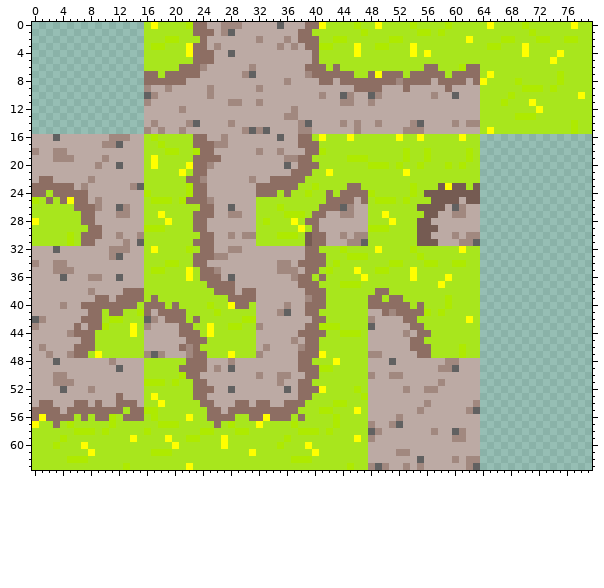
File history of a sprite sheet, ProjectAlpha/Project Alpha/sprites/SprGroundTile/layers/93d1048d-cdd7-4b45-9347-580e9cb6ed1c/c757dcd0-92e5-48a2-a824-9276b06a8525.png. Above, as it was before the edit.
The file is 80x64 pixels.
The result:
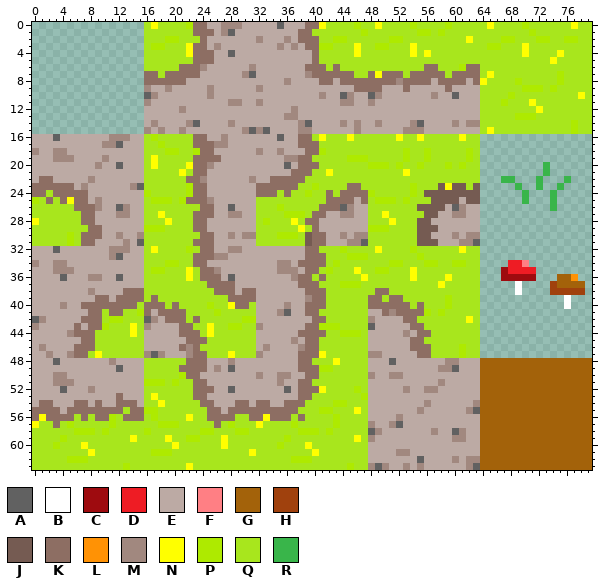
Palette (. is transparent): A #616161  B #ffffff  C #9e0b0f  D #ee1c24  E #bcaaa4  F #ff7f84  G #a3620a  H #a0410d  J #755b52  K #8d6e63  L #ff9205  M #a1887f  N #ffff00  P #aeea00  Q #a8e61d  R #39b54a
From old to new:
Changed rows in their new state; - is an unchanged pixel.
first column x 67:
20 ------R---
21 ------R---
22 RR---R---R
23 --R--R--R-
24 ---R---R--
25 ---R---R--
26 -------R--
first column x 67:
34 -DDF--------
35 CDDDD-------
36 CCCCC---GGL-
37 --B----HGGGG
38 --B----HHHHH
39 ---------B--
40 ---------B--
first column x 64:
48 GGGGGGGGGGGGGGGG
49 GGGGGGGGGGGGGGGG
50 GGGGGGGGGGGGGGGG
51 GGGGGGGGGGGGGGGG
52 GGGGGGGGGGGGGGGG
53 GGGGGGGGGGGGGGGG
54 GGGGGGGGGGGGGGGG
55 GGGGGGGGGGGGGGGG
56 GGGGGGGGGGGGGGGG
57 GGGGGGGGGGGGGGGG
58 GGGGGGGGGGGGGGGG
59 GGGGGGGGGGGGGGGG
60 GGGGGGGGGGGGGGGG
61 GGGGGGGGGGGGGGGG
62 GGGGGGGGGGGGGGGG
63 GGGGGGGGGGGGGGGG
